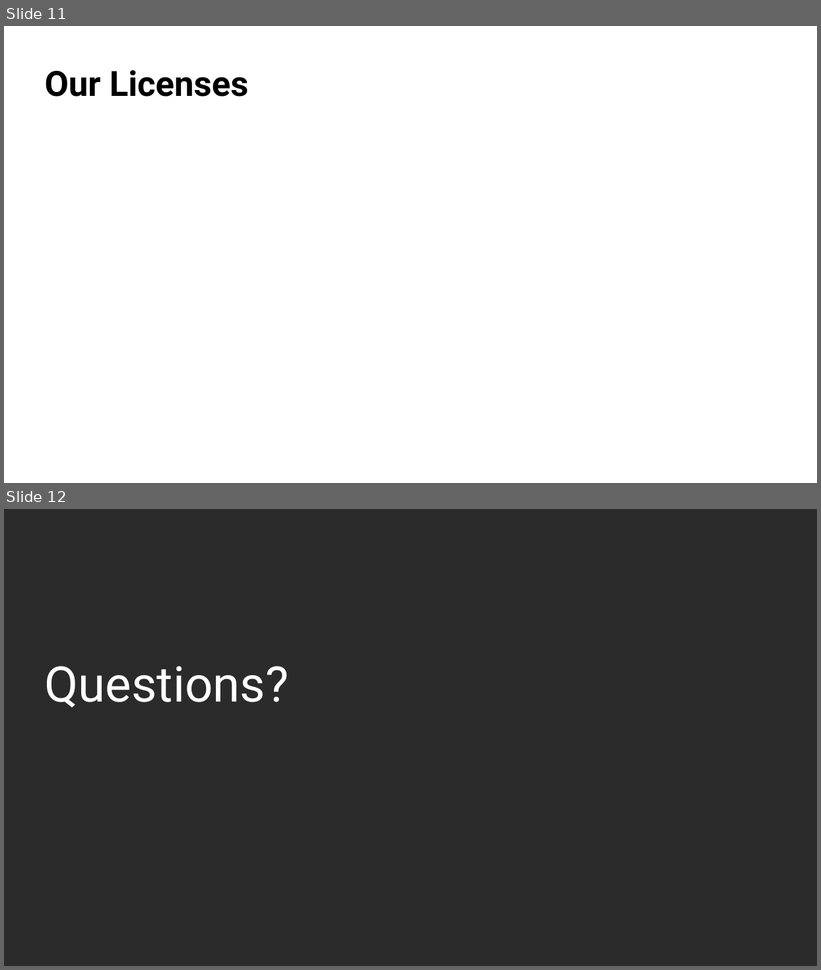
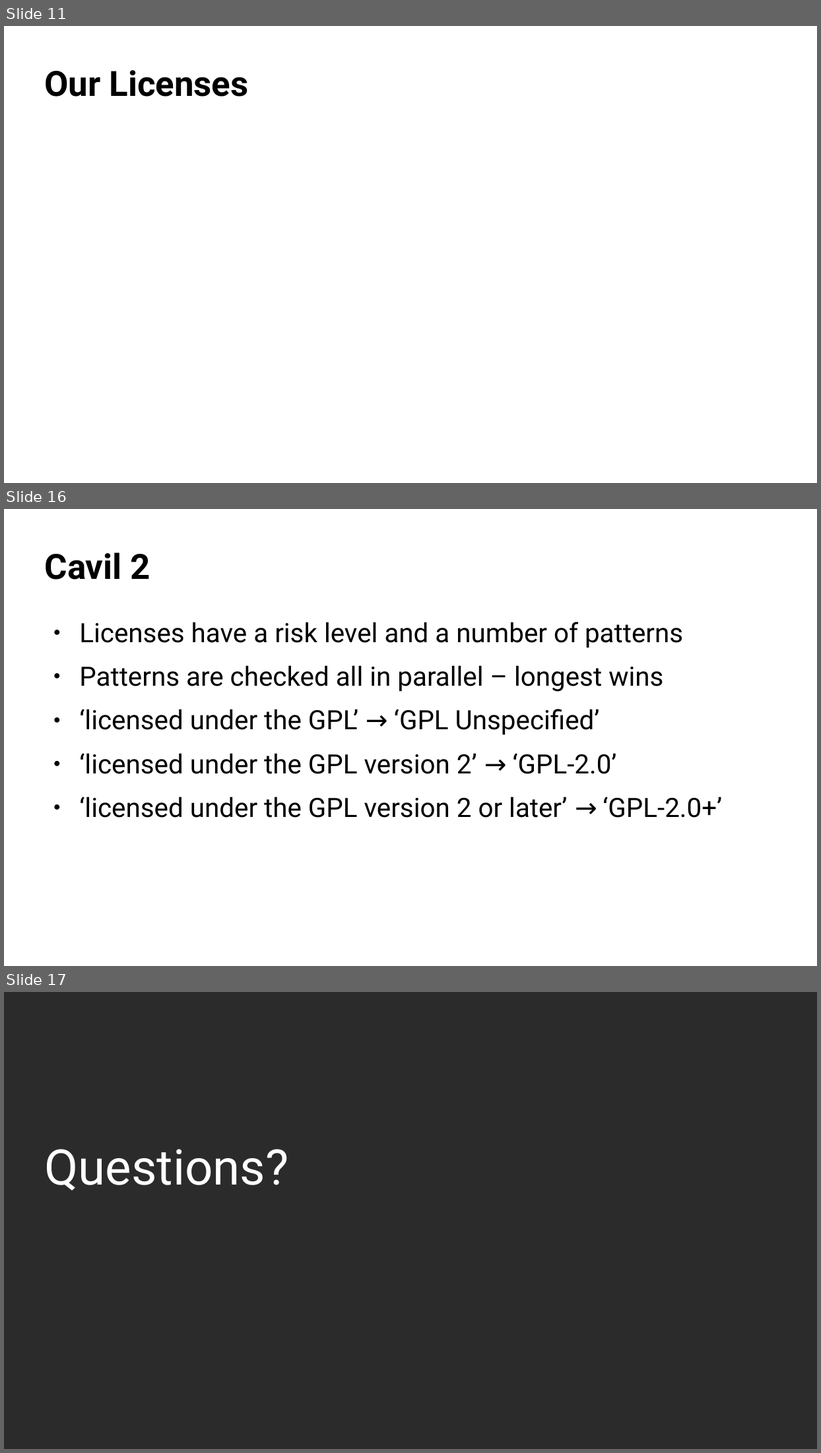
Before and after one commit to coolo/drunken-adventure, a slide deck: osc2017-2/cavil.odp. Shown one above the other, each under a label of ours: slides 11 and 12 before the commit, slides 11, 16 and 17 after it; the slides between them are not shown. The pictures are 821x970 and 821x1453 pixels, drawn with LibreOffice and Linux fonts; fonts in the diff are those of the drawing; background and template pictures are left out; a plain dark background stands for a picture behind light text. Boxes give left, top, right and bottom in pixels: in the first picture for what was removed or moved away, otherwise in the second. Text is boxed around its words. In the diff, an @@ line names an element or a change of style, - is before the commit and + after.

```diff
--- a/osc2017-2/cavil.odp
+++ b/osc2017-2/cavil.odp
@@ slide 16 added at <box>4,509,817,966</box>, background #FFFFFF @@
@@ title added at <box>45,553,151,580</box>, 34 pt, text #000000, bold @@
+Cavil 2
@@ text added at <box>79,622,722,818</box>, 26 pt, text #000000 @@
+● Licenses have a risk level and a number of patterns
+● Patterns are checked all in parallel – longest wins
+● ‘licensed under the GPL’ → ‘GPL Unspecified’
+● ‘licensed under the GPL version 2’ → ‘GPL-2.0’
+● ‘licensed under the GPL version 2 or later’ → ‘GPL-2.0+’
@@ what was slide 12 is now slide 17 @@
```
Also in this commit, not shown: 4 other slides added.
